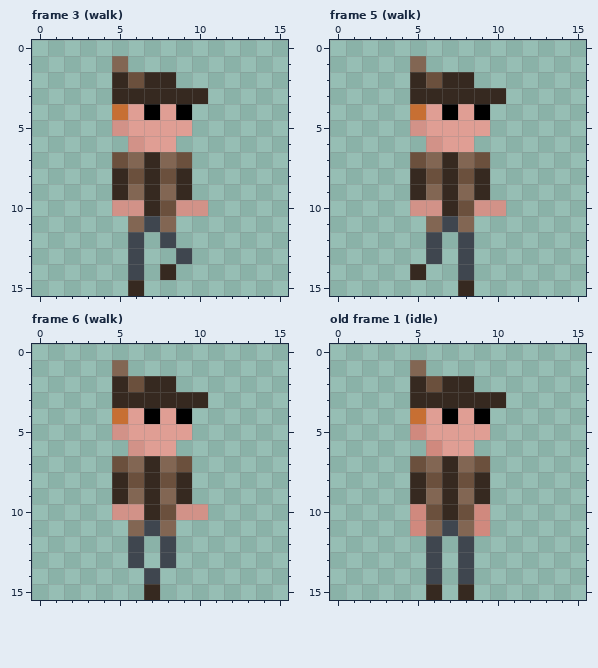
File history of a pixel-art file, res_dev/player.ase. The picture above is the old version.
16x16 pixels, 24 frames. Shown: frame 3 (walk), frame 5 (walk), frame 6 (walk), old frame 1 (idle). The commit also changed other frames, which this record leaves out.
The same view after the edit:
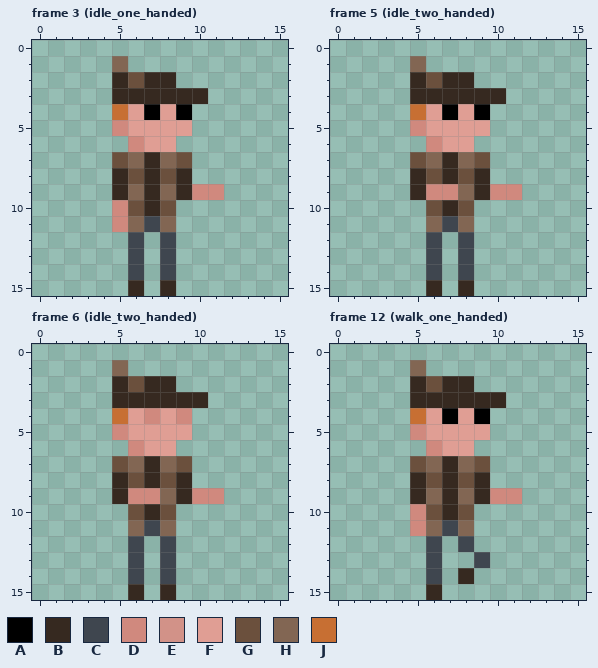
Palette (. is transparent): A #000000  B #362920  C #3f464f  D #d0897e  E #d29288  F #e09e94  G #6b503d  H #826653  J #c76f33
A new or re-ordered frame is compared with the old frame closest to it.
Author's note on the commit: More detailed player animations
Edits made:
frames re-ordered
Frame 3 (idle_one_handed):
Colour B is added in row 15 at x 8.
Colour C is added in row 13 at x 8.
Colour C replaces colour B in row 14 at x 8.
Colour D is added in row 9 at x 10 to 11; in row 11 at x 5.
Colour D replaces colour E in row 5 at x 5; in row 6 at x 6; in row 10 at x 5.
Colour G replaces colour E in row 10 at x 6.
Colour C is removed in row 13 at x 9.
Colour E is removed in row 10 at x 9 to 10.
Frame 5 (idle_two_handed):
Colour B is added in row 15 at x 6.
Colour C is added in row 14 at x 6.
Colour D is added in row 9 at x 10 to 11.
Colour D replaces colour B in row 9 at x 7.
Colour D replaces colour E in row 5 at x 5; in row 6 at x 6.
Colour D replaces colour H in row 9 at x 6.
Colour G replaces colour E in row 10 at x 6.
Colour B is removed in row 14 at x 5.
Colour E is removed in row 10 at x 5 and 9 to 10.
Frame 6 (idle_two_handed):
Colour B is added in row 15 at x 6 and 8.
Colour C is added in row 14 at x 6 and 8.
Colour D is added in row 9 at x 10 to 11.
Colour D replaces colour A in row 4 at x 7 and 9.
Colour D replaces colour B in row 9 at x 7.
Colour D replaces colour E in row 5 at x 5; in row 6 at x 6.
Colour D replaces colour H in row 9 at x 6.
Colour G replaces colour E in row 10 at x 6.
Colour B is removed in row 15 at x 7.
Colour C is removed in row 14 at x 7.
Colour E is removed in row 10 at x 5 and 9 to 10.
Frame 12 (walk_one_handed) against old frame 1 (idle):
Colour B replaces colour C in row 14 at x 8.
Colour C is added in row 13 at x 9.
Colour D is added in row 9 at x 10 to 11.
Colour B is removed in row 15 at x 8.
Colour C is removed in row 13 at x 8.
Colour D is removed in rows 10 to 11 at x 9.
Where, in picture pixels (left, top, right, bottom), the same in both pictures:
changed: (112, 120, 224, 296)
changed: (410, 120, 522, 296)
changed: (112, 408, 224, 600)
changed: (458, 488, 522, 600)
